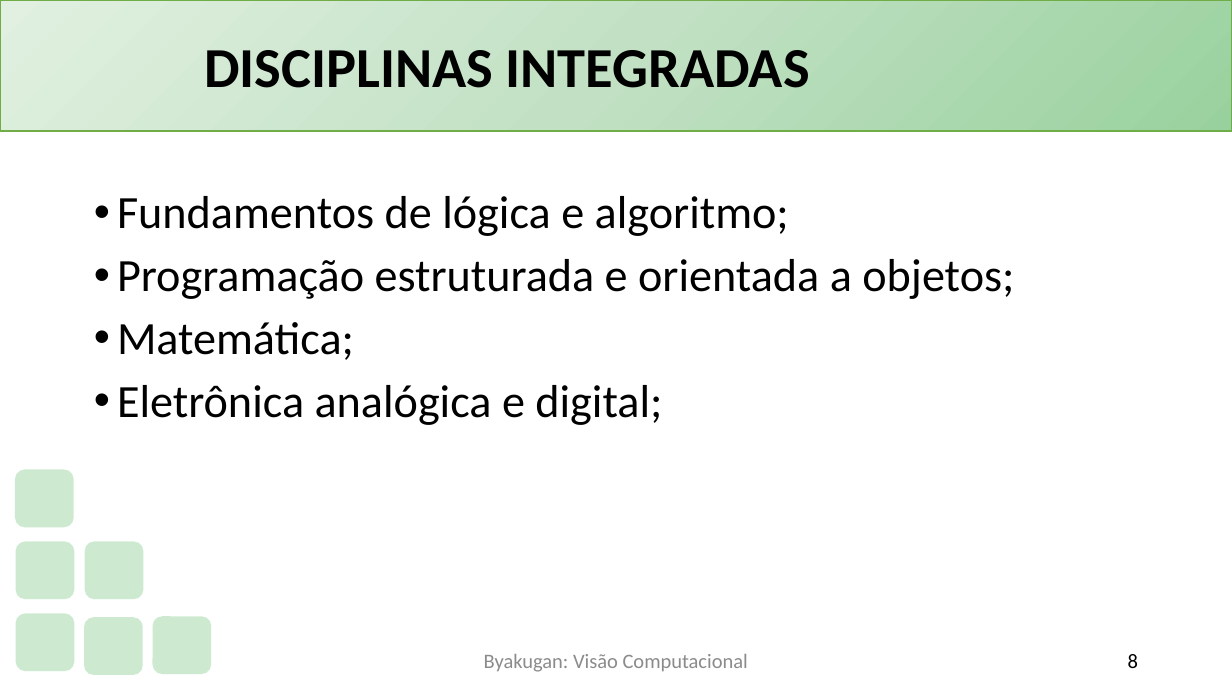
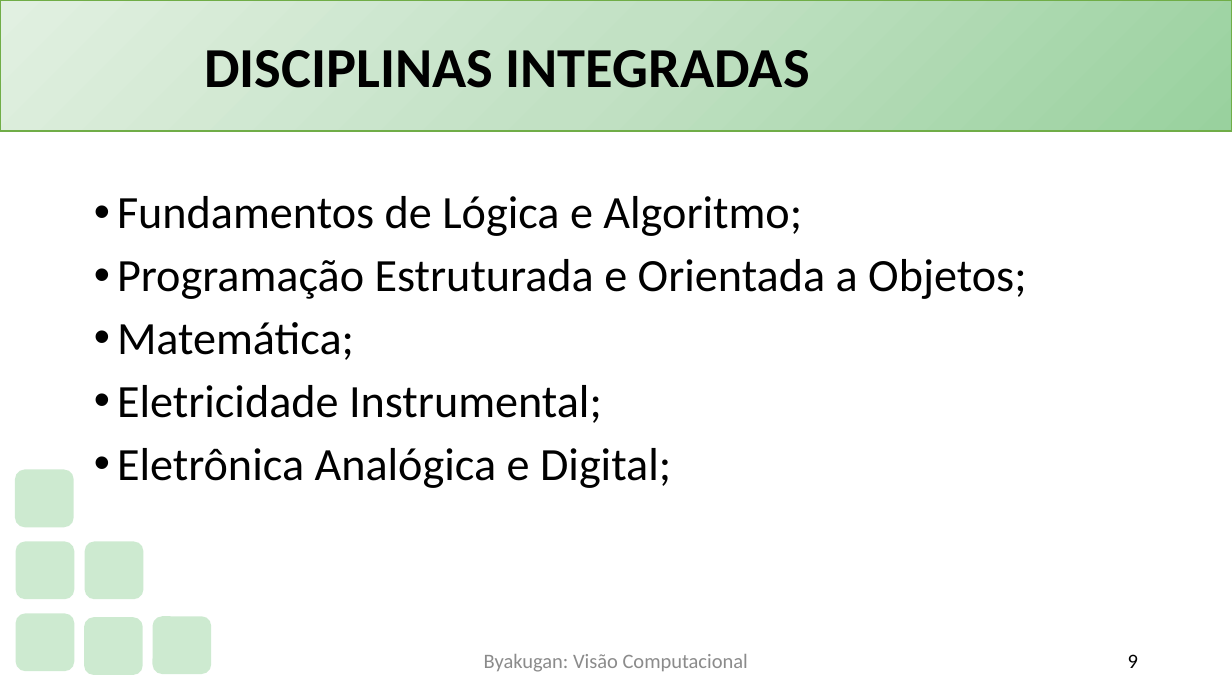
Before and after one commit to PauloVLB/Projeto_Integrador, a slide deck: slide 9 of Slide.pptx (slide 8 before the commit). Drawn at 1232x693 pixels with LibreOffice and Linux fonts; fonts in the diff are those of the drawing; background and template pictures are left out. Boxes give left, top, right and bottom in pixels: in the first picture for what was removed or moved away, otherwise in the second. Text is boxed around its words. In the diff, an @@ line names an element or a change of style, - is before the commit and + after.

```diff
--- a/Slide.pptx
+++ b/Slide.pptx
@@ text at box(117, 196, 1026, 299): text changed @@
-• Fundamentos de lógica e algoritmo;
-• Programação estruturada e orientada a objetos;
+• Fundamentos de Lógica e Algoritmo;
+• Programação Estruturada e Orientada a Objetos;
@@ text at box(117, 385, 671, 488): text changed @@
-• Eletrônica analógica e digital;
+• Eletricidade Instrumental;
+• Eletrônica Analógica e Digital;
@@ page number at box(1128, 654, 1138, 668): text changed @@
-8
+9
```
Also in this commit, not shown: 7 other slides changed, 1 slide added, 2 other files.
